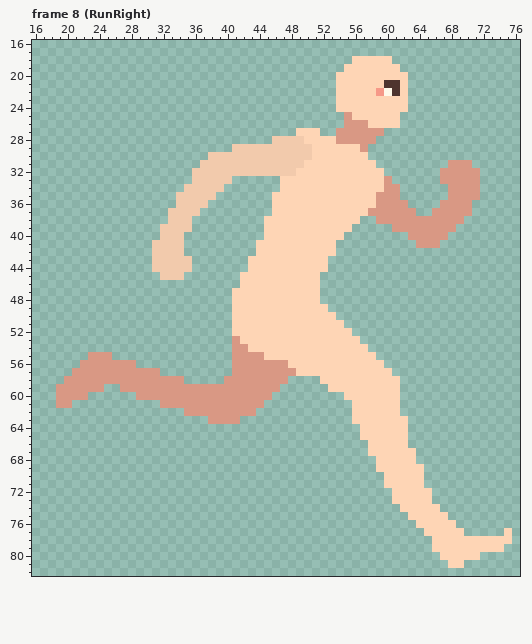
Edited in one commit: pixel-art file (Sidescroller/Practice/female_walk_96x96.aseprite). Above: the version before the commit.
96x96 pixels, 15 frames. Shown: frame 8 (RunRight): x 16..76, y 16..82. The commit also changed other frames, which this record leaves out.
Once edited:
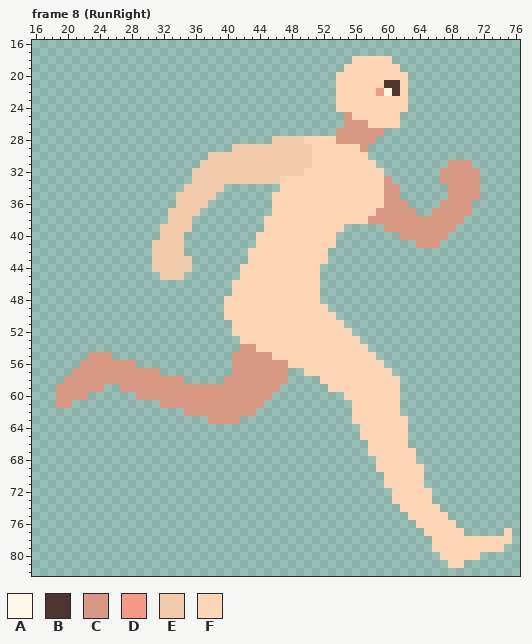
Palette (. is transparent): A #fff9e9  B #4e342e  C #d99884  D #f69988  E #f2caac  F #fed5b5
Author's note on the commit: 2026-09-13 #1 - Started refining the female run right animation frames
The edit:
--- frame 8 (RunRight), layer "Body"
@@ x 47..53 @@
 26 .......
-27 ..FFF..
+27 .......
 28 EEEFFFF
@@ x 38..64 @@
 30 EEEEEEEEEEEEEFFFFFFF.......
-31 EEEEEEEEEEEEFFFFFFFFF......
-32 EEEEEEEEEEEFFFFFFFFFFF.....
-33 EEE......FFFFFFFFFFFFFC....
+31 EEEEEEEEEEEEEFFFFFFFF......
+32 EEEEEEEEEEEEFFFFFFFFFF.....
+33 EEEEEEEEEFFFFFFFFFFFFFC....
 34 EE.......FFFFFFFFFFFFFCC...
-35 E.......FFFFFFFFFFFFFCCC...
-36 ........FFFFFFFFFFFFFCCCC..
-37 ........FFFFFFFFFFFFCCCCCC.
-38 .......FFFFFFFFFFFF..CCCCCC
-39 .......FFFFFFFFFFF.....CCCC
-40 .......FFFFFFFFFF........CC
+35 E.......FFFFFFFFFFFFFFCC...
+36 ........FFFFFFFFFFFFFFCCC..
+37 ........FFFFFFFFFFFFFCCCCC.
+38 .......FFFFFFFFFFFFFCCCCCCC
+39 .......FFFFFFFFFF.....CCCCC
+40 ......FFFFFFFFFF........CCC
 41 ......FFFFFFFFFF..........C
-42 ......FFFFFFFFFF...........
+42 .....FFFFFFFFFF............
 43 .....FFFFFFFFFF............
-44 .....FFFFFFFFFF............
+44 ....FFFFFFFFFF.............
 45 ....FFFFFFFFFF.............
-46 ....FFFFFFFFFF.............
+46 ...FFFFFFFFFFF.............
 47 ...FFFFFFFFFFF.............
-48 ...FFFFFFFFFFF.............
-49 ...FFFFFFFFFFFF............
-50 ...FFFFFFFFFFFFF...........
+48 ..FFFFFFFFFFFF.............
+49 ..FFFFFFFFFFFFF............
+50 ..FFFFFFFFFFFFFF...........
 51 ...FFFFFFFFFFFFFF..........
 52 ...FFFFFFFFFFFFFFF.........
-53 ...CFFFFFFFFFFFFFFF........
-54 ...CCFFFFFFFFFFFFFFF.......
-55 ...CCCCFFFFFFFFFFFFFF......
+53 ....FFFFFFFFFFFFFFF........
+54 ....CCFFFFFFFFFFFFFF.......
+55 ...CCCCCFFFFFFFFFFFFF......
 56 ...CCCCCCCFFFFFFFFFFFF.....
-57 ...CCCCCCCCFFFFFFFFFFFF....
+57 ...CCCCCCC..FFFFFFFFFFF....
 58 ..CCCCCCCC....FFFFFFFFFF...
Where, in picture pixels (left, top, right, bottom), the same in both pictures:
erased: (296, 128, 320, 136)
changed: (232, 160, 312, 184)
changed: (320, 192, 408, 272)
changed: (224, 232, 304, 376)
